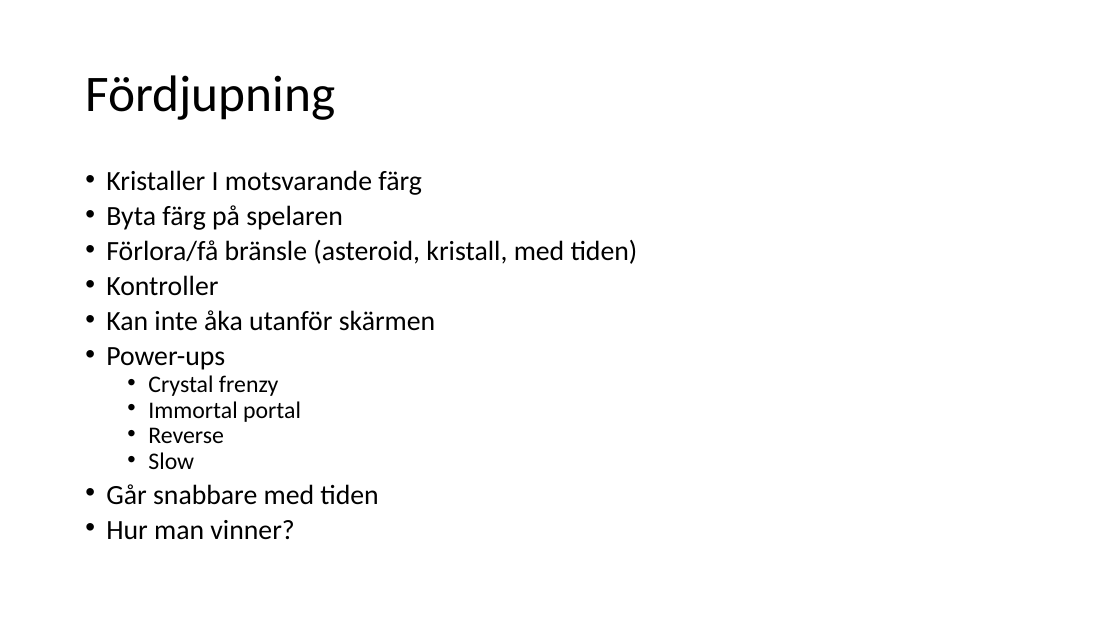
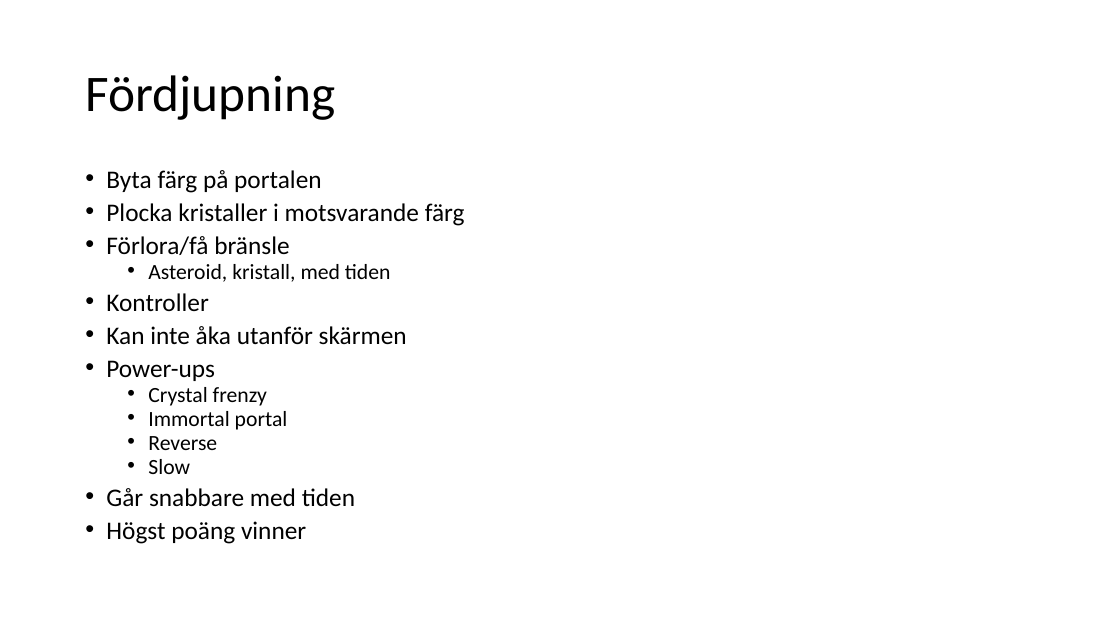
Before and after one commit to lunderot/MortalPortal, a slide deck: slide 5 of Documents/Mortal Portal.pptx. Drawn at 1120x630 pixels with LibreOffice and Linux fonts; fonts in the diff are those of the drawing. Boxes give left, top, right and bottom in pixels: in the first picture for what was removed or moved away, otherwise in the second. Text is boxed around its words. In the diff, an @@ line names an element or a change of style, - is before the commit and + after.

Commit message:
pptx update

```diff
--- a/Documents/Mortal Portal.pptx
+++ b/Documents/Mortal Portal.pptx
@@ text at (x1=106, y1=170, x2=465, y2=282): text changed; size 23.8 to 21.7 pt @@
-• Kristaller I motsvarande färg
-• Byta färg på spelaren
-• Förlora/få bränsle (asteroid, kristall, med tiden)
+• Byta färg på portalen
+• Plocka kristaller i motsvarande färg
+• Förlora/få bränsle
+  • Asteroid, kristall, med tiden
@@ text at (x1=106, y1=293, x2=407, y2=507): size 23.8 to 21.7 pt in "Kontroller", "Kan inte åka utanför skärmen", "Power-ups", "Går snabbare med tiden"; size 20.4 to 18.6 pt in "Crystal frenzy", "Immortal portal", "Reverse", "Slow" @@
@@ text at (x1=106, y1=521, x2=306, y2=544): text changed; size 23.8 to 21.7 pt @@
-• Hur man vinner?
+• Högst poäng vinner
```
Also in this commit, not shown: 6 other slides changed.
